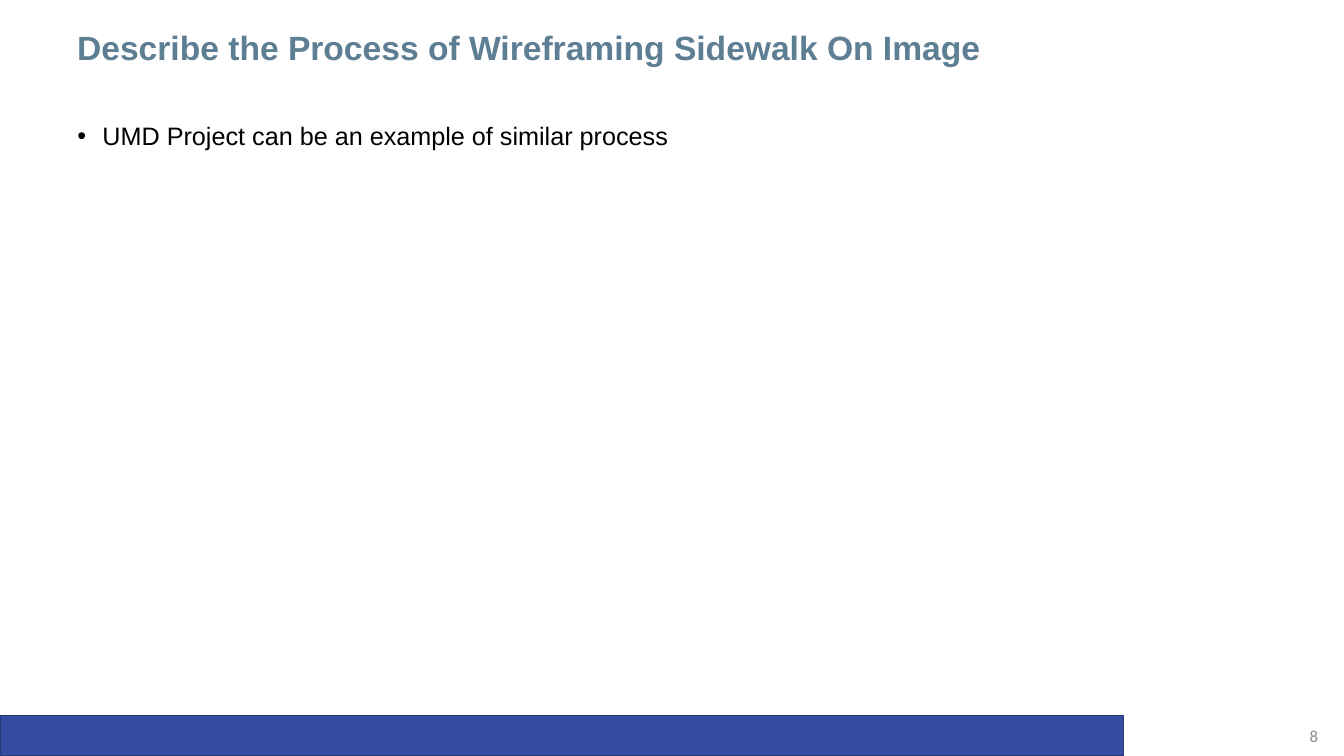
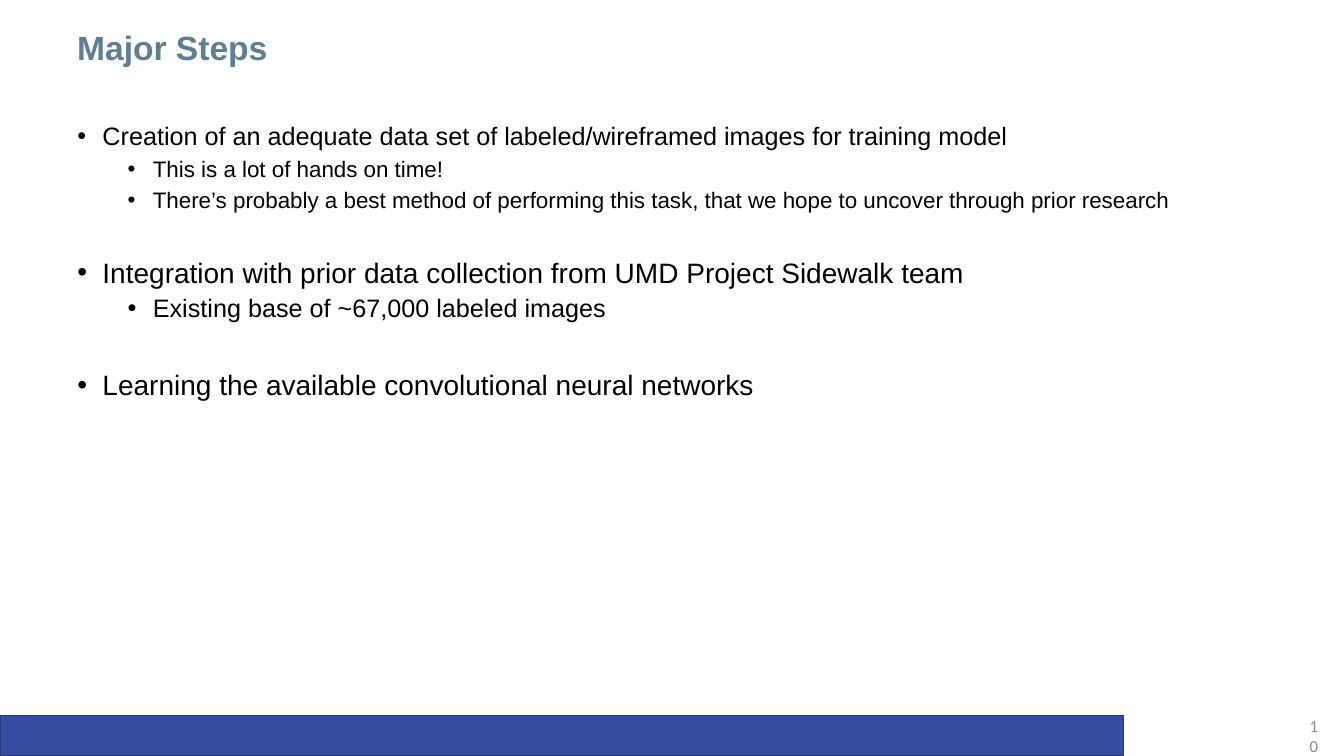
Before and after one commit to anabbott/CapstoneProject, a slide deck: slide 10 of CafeTalks/20170604_CafeTalkIPresentation_v02.pptx (slide 8 before the commit). Drawn at 1344x756 pixels with LibreOffice and Linux fonts; fonts in the diff are those of the drawing; background and template pictures are left out. Boxes give left, top, right and bottom in pixels: in the first picture for what was removed or moved away, otherwise in the second. Text is boxed around its words. In the diff, an @@ line names an element or a change of style, - is before the commit and + after.

```diff
--- a/CafeTalks/20170604_CafeTalkIPresentation_v02.pptx
+++ b/CafeTalks/20170604_CafeTalkIPresentation_v02.pptx
@@ text at <box>77,35,267,67</box>: text changed @@
-Describe the Process of Wireframing Sidewalk On Image
+Major Steps
@@ text at <box>102,126,1169,400</box>: text changed; size 18 to 16 pt @@
-• UMD Project can be an example of similar process
+• Creation of an adequate data set of labeled/wireframed images for training model
+  • This is a lot of hands on time!
+  • There’s probably a best method of performing this task, that we hope to uncover through prior research
+• Integration with prior data collection from UMD Project Sidewalk team
+  • Existing base of ~67,000 labeled images
+• Learning the available convolutional neural networks
@@ page number at <box>1310,730,1318,742</box>: text changed @@
-8
+10
```
Also in this commit, not shown: 1 other slide changed, 1 slide added, 2 other files.
